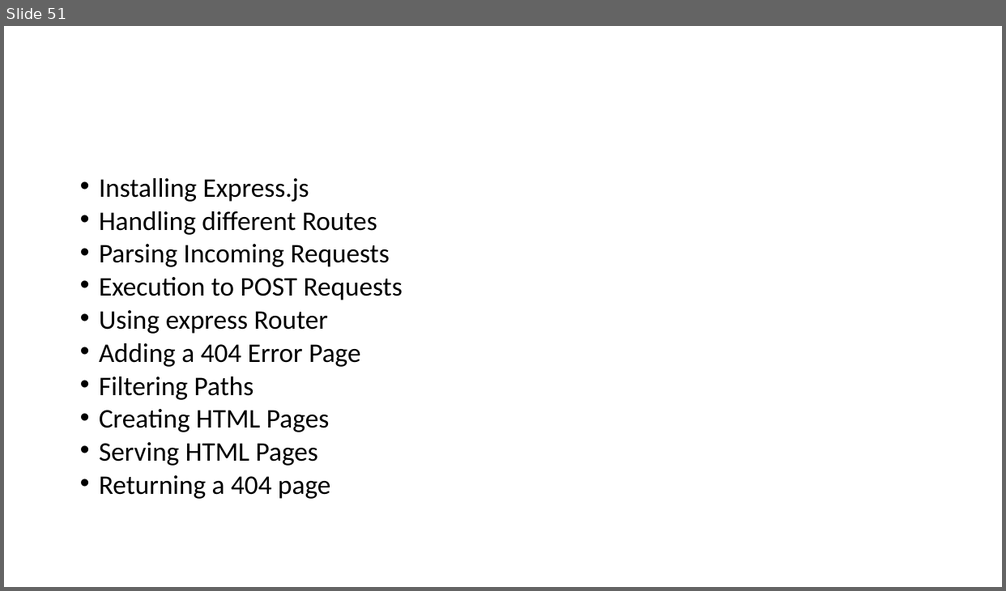
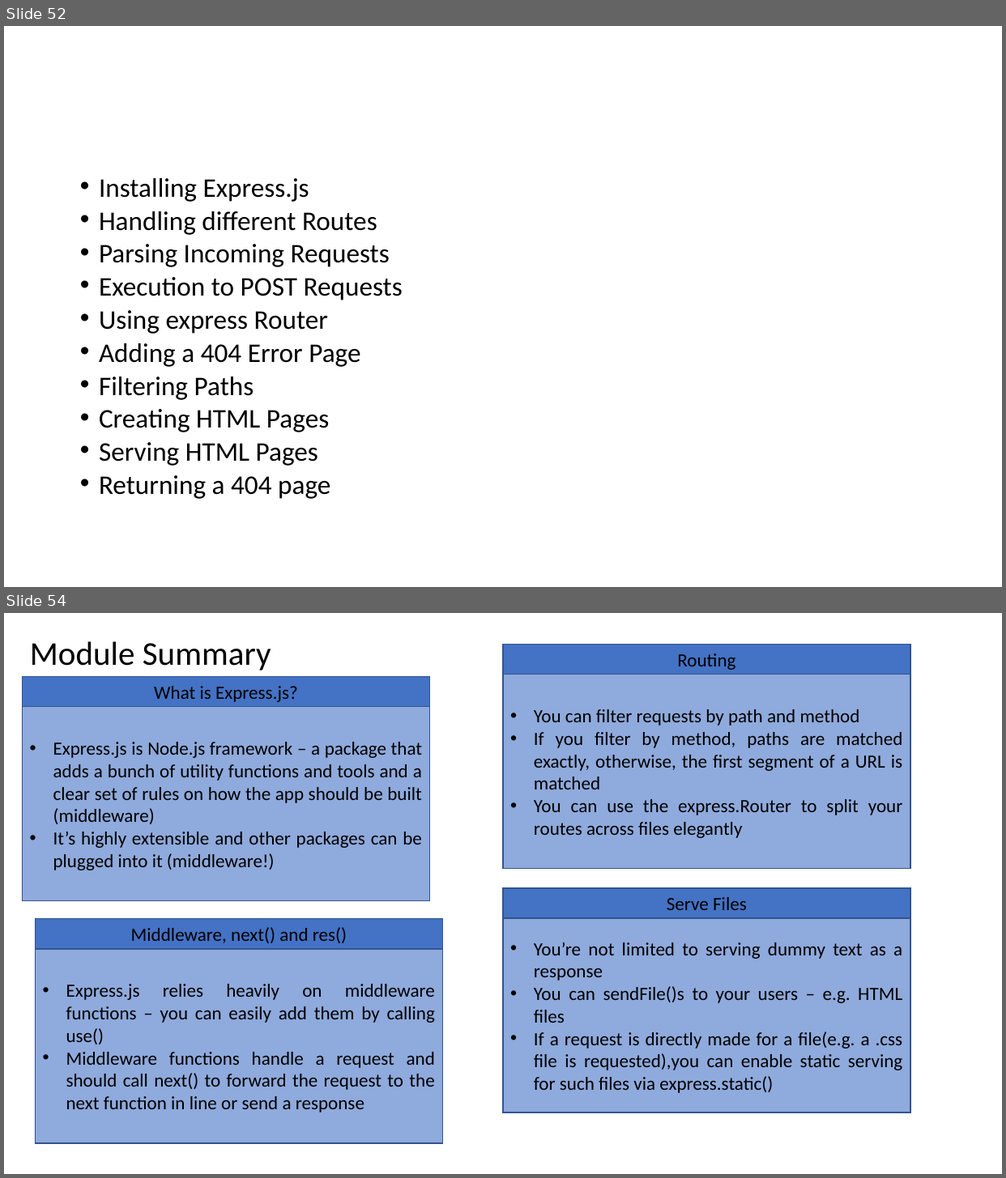
Before and after one commit to PiyushChaturvedii/Batch04, a slide deck: What is Node.pptx. Shown one above the other, each under a label of ours: slide 51 before the commit, slides 52 and 54 after it; the slides between them are not shown. The pictures are 1006x591 and 1006x1178 pixels, drawn with LibreOffice and Linux fonts; fonts in the diff are those of the drawing. Boxes give left, top, right and bottom in pixels: in the first picture for what was removed or moved away, otherwise in the second. Text is boxed around its words. In the diff, an @@ line names an element or a change of style, - is before the commit and + after.

```diff
--- a/What is Node.pptx
+++ b/What is Node.pptx
@@ slide 54 added at (4, 613, 1002, 1174), background #FFFFFF @@
@@ title added at (30, 641, 271, 671), 32 pt, text #000000 @@
+Module Summary
@@ rectangle added at (503, 645, 910, 675), fill #4472C4, outline #325491 1 pt, 18 pt, text #000000 @@
+Routing
@@ rectangle added at (23, 677, 430, 707), fill #4472C4, outline #325491 1 pt, 18 pt, text #000000 @@
+What is Express.js?
@@ rectangle added at (503, 675, 910, 869), fill #8FAADC, outline #325491 1 pt, 18 pt, text #000000 @@
+• You can filter requests by path and method
+• If you filter by method, paths are matched exactly, otherwise, the first segment of a URL is matched
+• You can use the express.Router to split your routes across files elegantly
@@ rectangle added at (23, 707, 430, 901), fill #8FAADC, outline #325491 1 pt, 18 pt, text #000000 @@
+• Express.js is Node.js framework – a package that adds a bunch of utility functions and tools and a clear set of rules on how the app should be built (middleware)
+• It’s highly extensible and other packages can be plugged into it (middleware!)
@@ rectangle added at (503, 888, 910, 918), fill #4472C4, outline #325491 1 pt, 18 pt, text #000000 @@
+Serve Files
@@ rectangle added at (36, 919, 443, 949), fill #4472C4, outline #325491 1 pt, 18 pt, text #000000 @@
+Middleware, next() and res()
@@ rectangle added at (503, 918, 910, 1113), fill #8FAADC, outline #325491 1 pt, 18 pt, text #000000 @@
+• You’re not limited to serving dummy text as a response
+• You can sendFile()s to your users – e.g. HTML files
+• If a request is directly made for a file(e.g. a .css file is requested),you can enable static serving for such files via express.static()
@@ rectangle added at (36, 949, 443, 1144), fill #8FAADC, outline #325491 1 pt, 18 pt, text #000000 @@
+• Express.js relies heavily on middleware functions – you can easily add them by calling use()
+• Middleware functions handle a request and should call next() to forward the request to the next function in line or send a response
@@ what was slide 51 is now slide 52 @@
```
Also in this commit, not shown: 2 other slides added, 13 other files.
